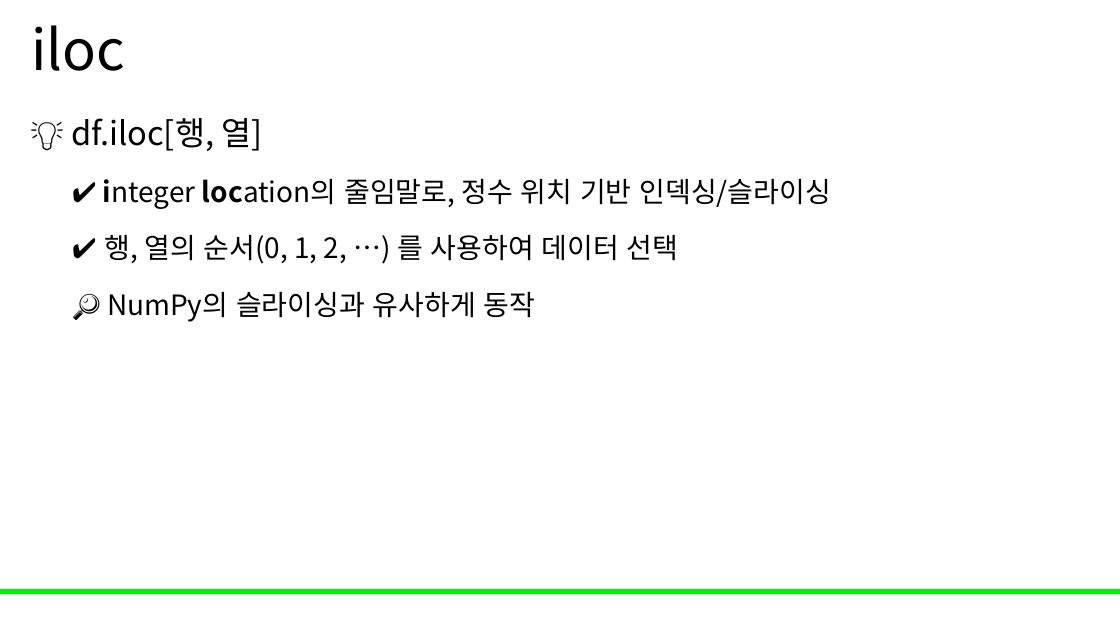
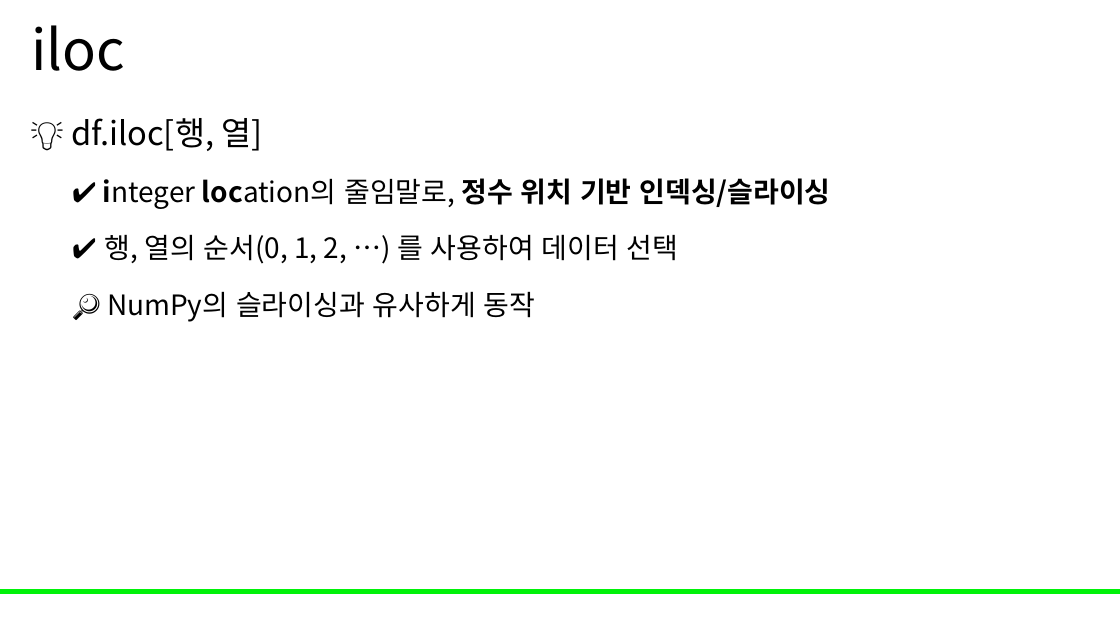
Before and after one commit to Leader-Lesson/KDT_RE_5th, a slide deck: slide 48 of material/3_데이터분석/04_pandas.pptx. Drawn at 1120x630 pixels with LibreOffice and Linux fonts; fonts in the diff are those of the drawing; background and template pictures are left out. Boxes give left, top, right and bottom in pixels: in the first picture for what was removed or moved away, otherwise in the second. Text is boxed around its words. In the diff, an @@ line names an element or a change of style, - is before the commit and + after.

```diff
--- a/material/3_데이터분석/04_pandas.pptx
+++ b/material/3_데이터분석/04_pandas.pptx
@@ text at (x1=72, y1=178, x2=831, y2=209): bold on in "정수 위치 기반 인덱싱/슬라이싱" @@
```
Also in this commit, not shown: 15 other slides changed.
